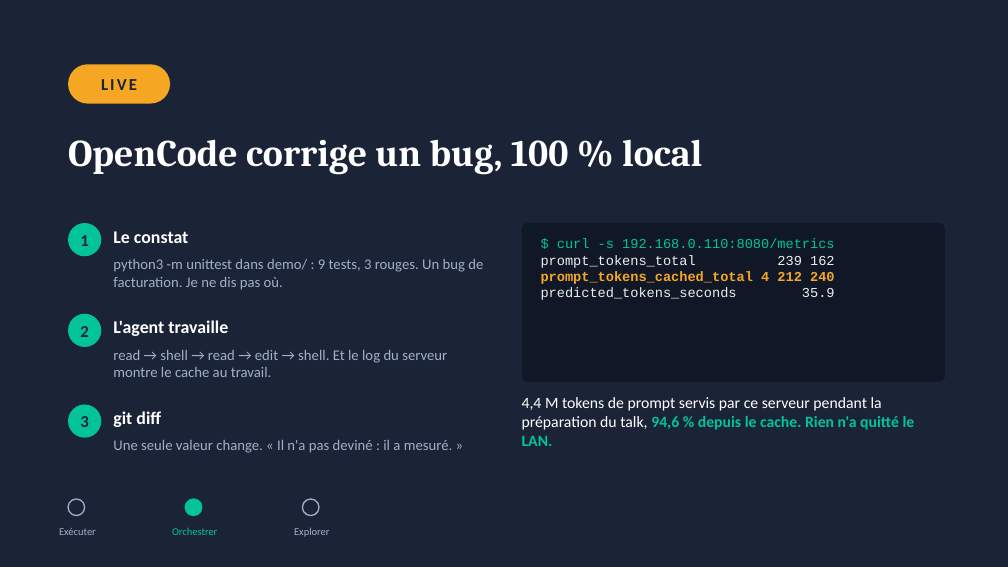
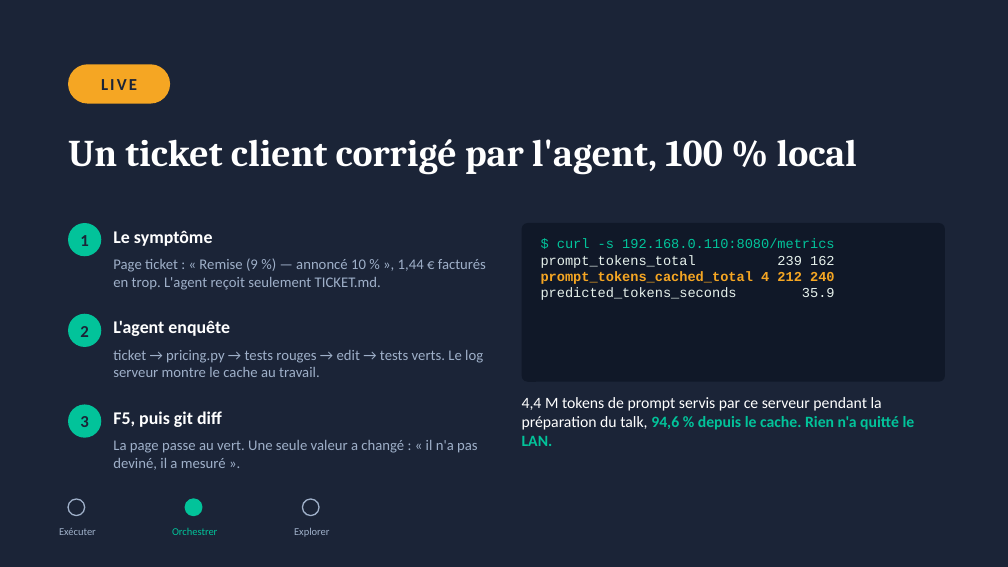
Before and after one commit to m-max/llm-introduction, a slide deck: slide 21 of presentation/llm-agentique-local.pptx. Drawn at 1008x567 pixels with LibreOffice and Linux fonts; fonts in the diff are those of the drawing. Boxes give left, top, right and bottom in pixels: in the first picture for what was removed or moved away, otherwise in the second. Text is boxed around its words. In the diff, an @@ line names an element or a change of style, - is before the commit and + after.

Commit message:
feat: démo avec ticket de caisse web, ticket client, AGENTS.md et reset.sh ; live 2 adapté

```diff
--- a/presentation/llm-agentique-local.pptx
+++ b/presentation/llm-agentique-local.pptx
@@ title at (x1=68, y1=139, x2=857, y2=175): text changed @@
-OpenCode corrige un bug, 100 % local
+Un ticket client corrigé par l'agent, 100 % local
@@ text at (x1=113, y1=230, x2=213, y2=246): text changed @@
-Le constat
+Le symptôme
@@ text at (x1=113, y1=258, x2=486, y2=290): text changed @@
-python3 -m unittest dans demo/ : 9 tests, 3 rouges. Un bug de facturation. Je ne dis pas où.
+Page ticket : « Remise (9 %) — annoncé 10 % », 1,44 € facturés en trop. L'agent reçoit seulement TICKET.md.
@@ text at (x1=113, y1=320, x2=230, y2=336): text changed @@
-L'agent travaille
+L'agent enquête
@@ text at (x1=113, y1=350, x2=483, y2=377): text changed @@
-read → shell → read → edit → shell. Et le log du serveur montre le cache au travail.
+ticket → pricing.py → tests rouges → edit → tests verts. Le log serveur montre le cache au travail.
@@ text at (x1=113, y1=411, x2=222, y2=427): text changed @@
-git diff
+F5, puis git diff
@@ text at (x1=113, y1=440, x2=478, y2=470): text changed @@
-Une seule valeur change. « Il n'a pas deviné : il a mesuré. »
+La page passe au vert. Une seule valeur a changé : « il n'a pas deviné, il a mesuré ».
```
Also in this commit, not shown: 11 other files.
